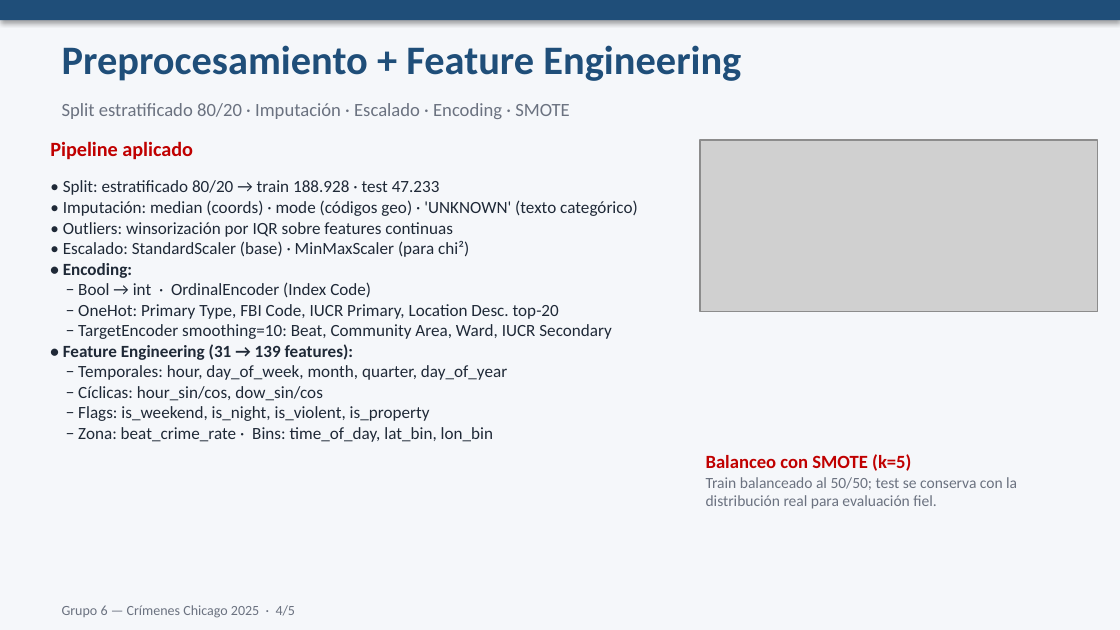
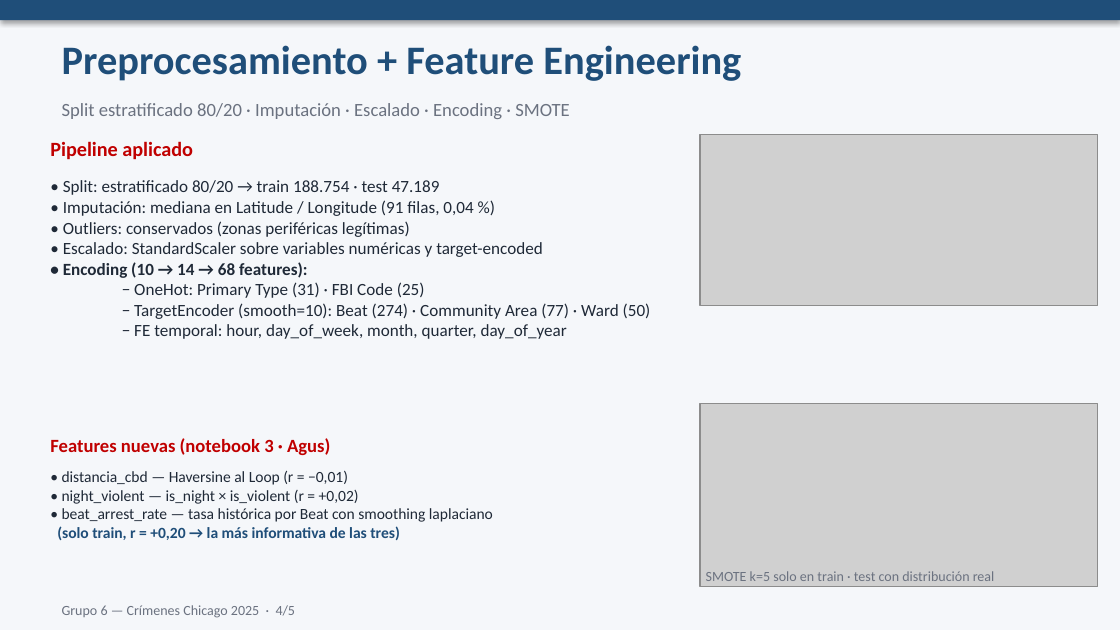
Before and after one commit to francomor/ceia-analisis-de-datos-tp-final, a slide deck: slide 4 of Presentacion final 2026 B1 - GRUPO 6.pptx (slide 11 before the commit). Drawn at 1120x630 pixels with LibreOffice and Linux fonts; fonts in the diff are those of the drawing; grey boxes stand for pictures. Boxes give left, top, right and bottom in pixels: in the first picture for what was removed or moved away, otherwise in the second. Text is boxed around its words. In the diff, an @@ line names an element or a change of style, - is before the commit and + after.

Commit message:
presentacion base

```diff
--- a/Presentacion final 2026 B1 - GRUPO 6.pptx
+++ b/Presentacion final 2026 B1 - GRUPO 6.pptx
@@ picture: place and size @@
-picture at box(700, 140, 1098, 311)
+picture at box(700, 134, 1098, 306)
@@ text at box(63, 180, 651, 339): text changed @@
-• Split: estratificado 80/20 → train 188.928 · test 47.233
-• Imputación: median (coords) · mode (códigos geo) · 'UNKNOWN' (texto categórico)
-• Outliers: winsorización por IQR sobre features continuas
-• Escalado: StandardScaler (base) · MinMaxScaler (para chi²)
-• Encoding:
-  − Bool → int · OrdinalEncoder (Index Code)
-  − OneHot: Primary Type, FBI Code, IUCR Primary, Location Desc. top-20
-  − TargetEncoder smoothing=10: Beat, Community Area, Ward, IUCR Secondary
-• Feature Engineering (31 → 139 features):
-  − Temporales: hour, day_of_week, month, quarter, day_of_year
-  − Cíclicas: hour_sin/cos, dow_sin/cos
-  − Flags: is_weekend, is_night, is_violent, is_property
-  − Zona: beat_crime_rate · Bins: time_of_day, lat_bin, lon_bin
+• Split: estratificado 80/20 → train 188.754 · test 47.189
+• Imputación: mediana en Latitude / Longitude (91 filas, 0,04 %)
+• Outliers: conservados (zonas periféricas legítimas)
+• Escalado: StandardScaler sobre variables numéricas y target-encoded
+• Encoding (10 → 14 → 68 features):
+  − OneHot: Primary Type (31) · FBI Code (25)
+  − TargetEncoder (smooth=10): Beat (274) · Community Area (77) · Ward (50)
+  − FE temporal: hour, day_of_week, month, quarter, day_of_year
@@ picture added at box(700, 403, 1098, 587) @@
@@ text added at box(50, 438, 330, 455), 12 pt, text #C00000, bold @@
+Features nuevas (notebook 3 · Agus)
@@ text added at box(57, 471, 493, 540), 10 pt, text #1F2937 @@
+• distancia_cbd — Haversine al Loop (r = −0,01)
+• night_violent — is_night × is_violent (r = +0,02)
+• beat_arrest_rate — tasa histórica por Beat con smoothing laplaciano
+(solo train, r = +0,20 → la más informativa de las tres)
@@ text at box(706, 571, 995, 581): text changed; size 10 to 9 pt @@
-Balanceo con SMOTE (k=5)
-Train balanceado al 50/50; test se conserva con la distribución real para evaluación fiel.
+SMOTE k=5 solo en train · test con distribución real
```
Also in this commit, not shown: 3 other slides changed, 13 slides removed, 7 other files.
